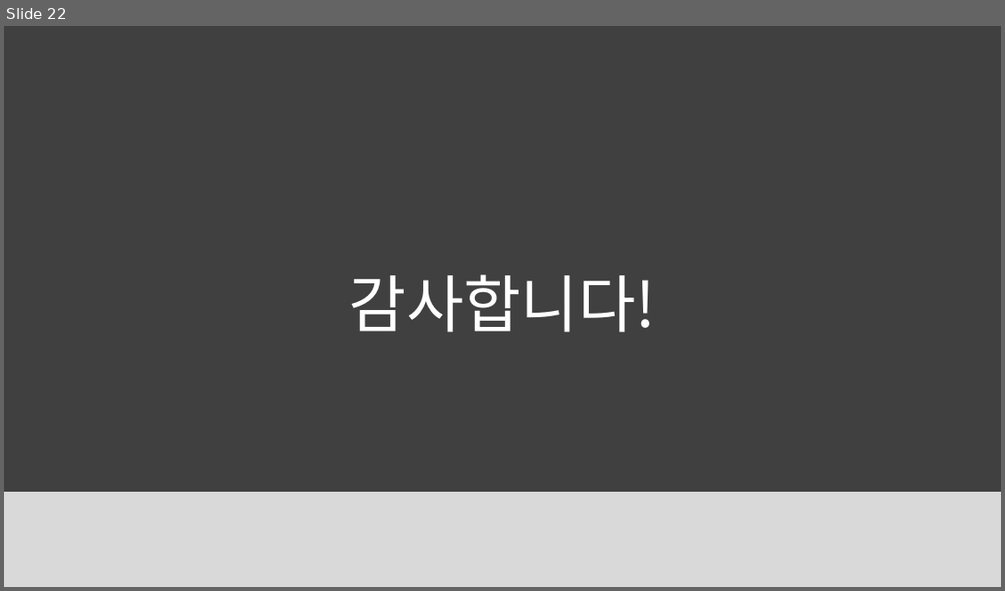
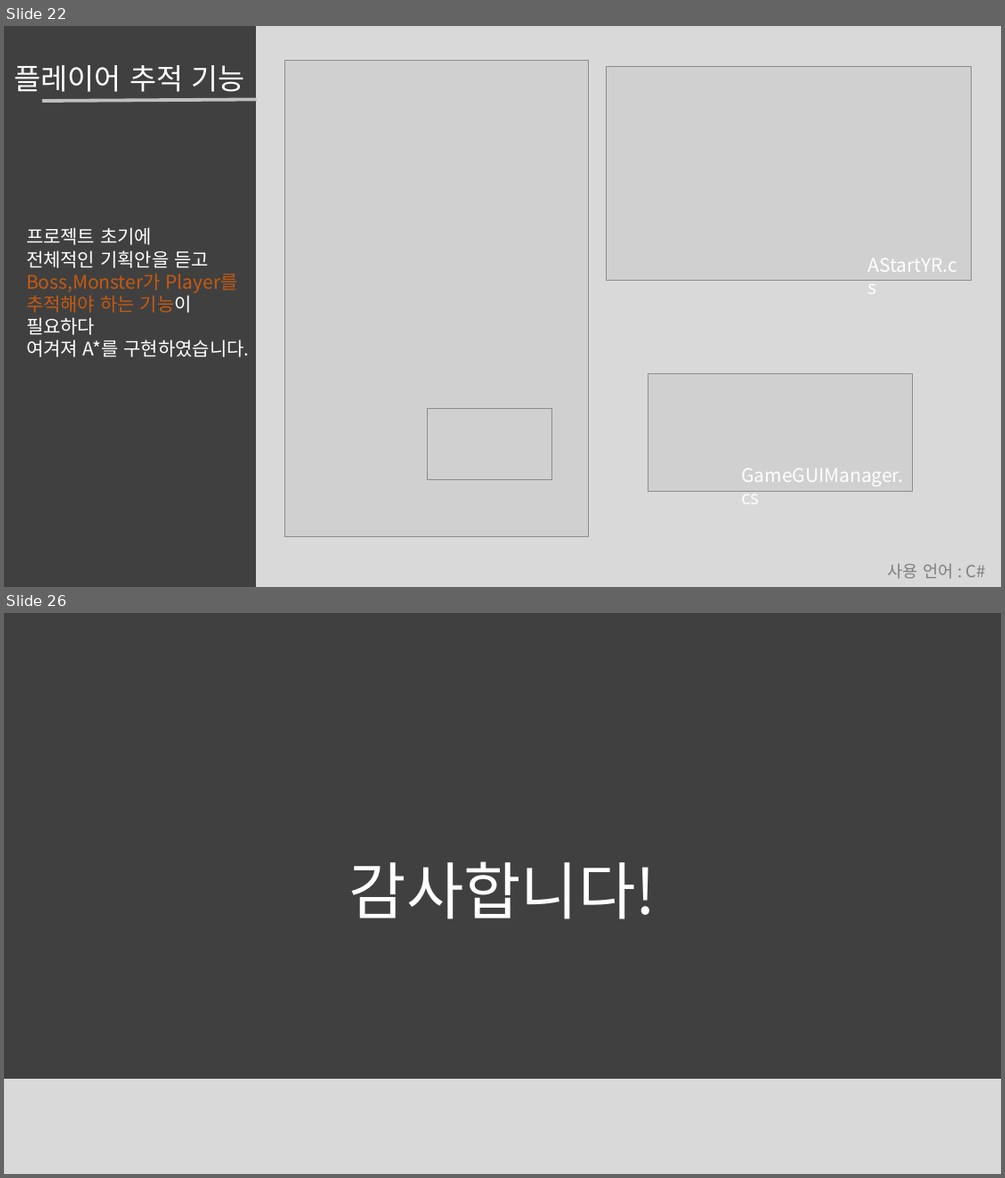
Before and after one commit to roka0105/Team.Yggdrasil_Server, a slide deck: 최예람 포트폴리오.pptx. Shown one above the other, each under a label of ours: slide 22 before the commit, slides 22 and 26 after it; the slides between them are not shown. The pictures are 1005x591 and 1005x1178 pixels, drawn with LibreOffice and Linux fonts; fonts in the diff are those of the drawing; grey boxes stand for pictures. Boxes give left, top, right and bottom in pixels: in the first picture for what was removed or moved away, otherwise in the second. Text is boxed around its words. In the diff, an @@ line names an element or a change of style, - is before the commit and + after.

```diff
--- a/최예람 포트폴리오.pptx
+++ b/최예람 포트폴리오.pptx
@@ slide 22 added at (4,26,1001,587), background #404040 @@
@@ rectangle added at (257,26,1001,587), fill #D9D9D9, outline #D9D9D9 1 pt @@
@@ text added at (15,65,244,92), 28 pt, text #FFFFFF @@
+플레이어 추적 기능
@@ picture added at (284,61,588,537) @@
@@ picture added at (606,67,971,281) @@
@@ line added from (42, 101) to (257, 99), #BFBFBF 3.25 pt @@
@@ text added at (26,227,249,357), 18 pt, text #FFFFFF @@
+프로젝트 초기에
+전체적인 기획안을 듣고
+Boss,Monster가 Player를
+추적해야 하는 기능이 필요하다
+여겨져 A*를 구현하였습니다.
@@ text added at (741,258,958,491), 18 pt, text #FFFFFF @@
+AStartYR.cs
@@ picture added at (648,374,913,491) @@
@@ picture added at (428,409,552,480) @@
@@ text added at (741,468,903,486), 18 pt, text #FFFFFF @@
+GameGUIManager.cs
@@ text added at (888,564,986,578), 16 pt, text #808080 @@
+사용 언어 : C#
@@ what was slide 22 is now slide 26 @@
```
Also in this commit, not shown: 15 slides changed, 6 other slides added, 3 slides removed, 11 other files.
